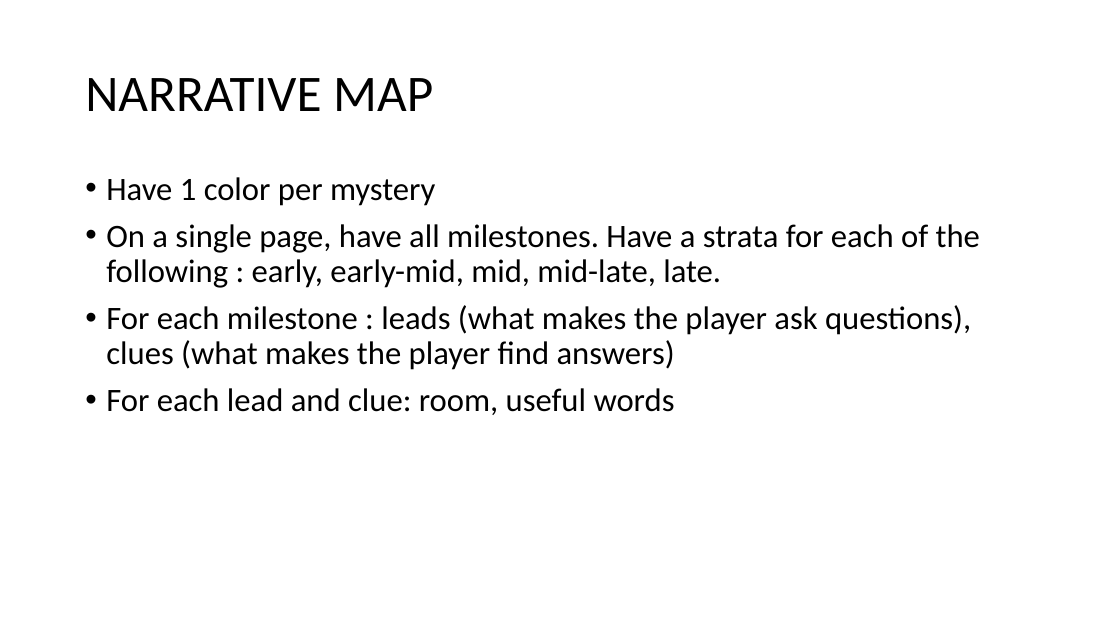
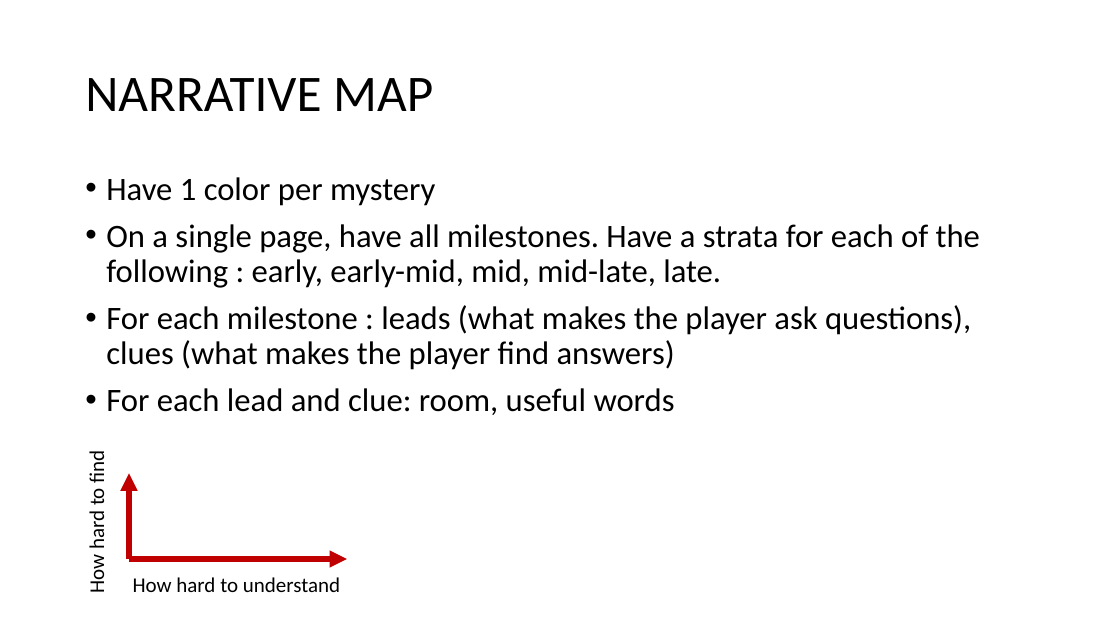
Before and after one commit to Tchetchouille/ijo-musi, a slide deck: slide 2 of Design Documents/Narration/Narrative Map.pptx (slide 1 before the commit). Drawn at 1120x630 pixels with LibreOffice and Linux fonts; fonts in the diff are those of the drawing. Boxes give left, top, right and bottom in pixels: in the first picture for what was removed or moved away, otherwise in the second. Text is boxed around its words. In the diff, an @@ line names an element or a change of style, - is before the commit and + after.

Commit message:
Narrative Map redesign. Small manipulations of Godot Project resulting in changes.

```diff
--- a/Design Documents/Narration/Narrative Map.pptx
+++ b/Design Documents/Narration/Narrative Map.pptx
@@ text added at bbox=[84, 453, 110, 592], 18 pt, text #000000 @@
+How hard to find
@@ arrow added from (129, 559) to (129, 474), #C00000 5 pt @@
@@ arrow added from (129, 559) to (347, 559), #C00000 5 pt @@
@@ text added at bbox=[133, 577, 340, 592], 18 pt, text #000000 @@
+How hard to understand
```
Also in this commit, not shown: 1 other slide changed, 1 slide added, 2 other files.
